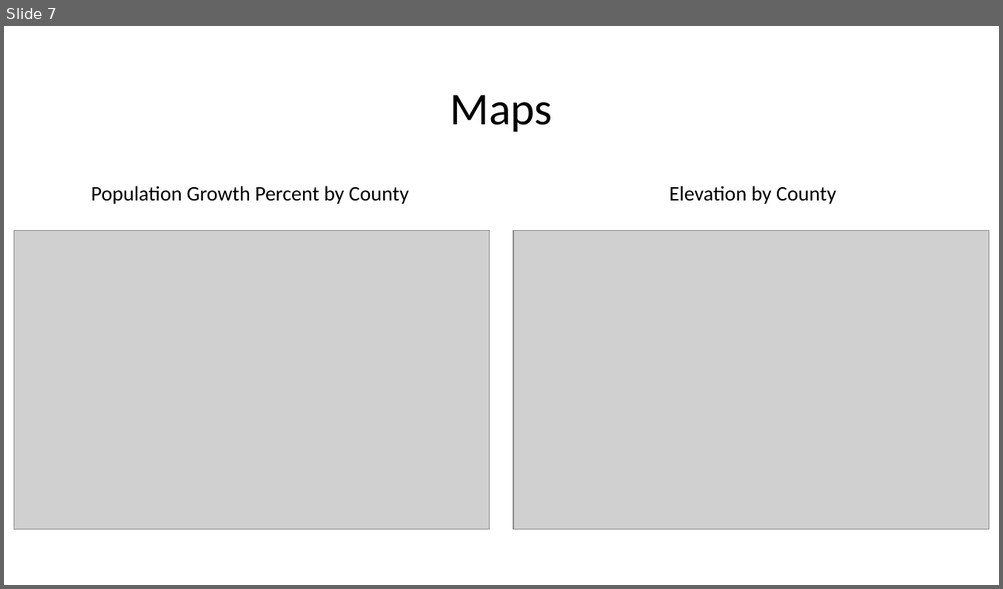
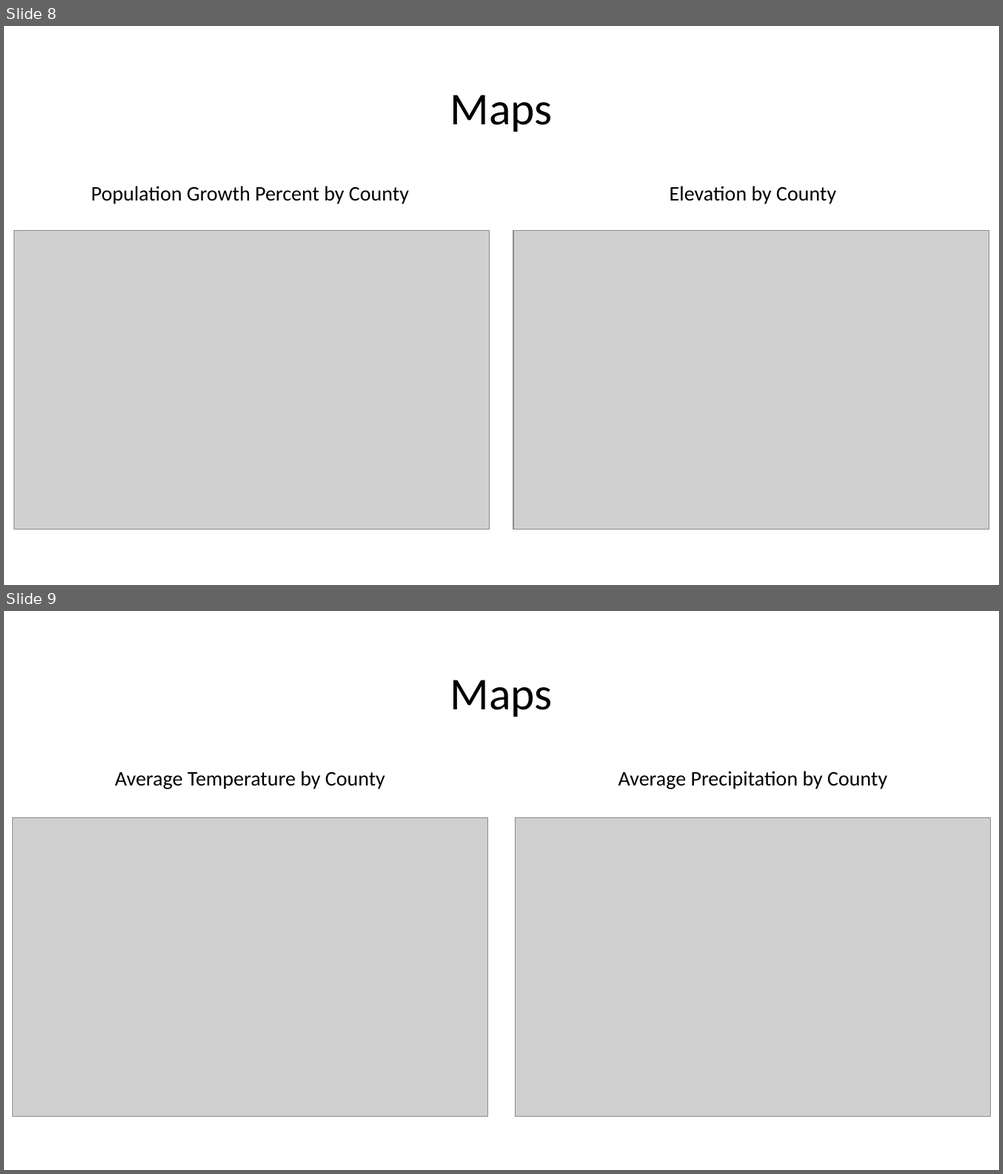
Before and after one commit to ConnerSick/Project-1, a slide deck: Geographic Factors on US Population Growth.pptx. Shown one above the other, each under a label of ours: slide 7 before the commit, slides 8 and 9 after it. The pictures are 1003x589 and 1003x1174 pixels, drawn with LibreOffice and Linux fonts; fonts in the diff are those of the drawing; grey boxes stand for pictures; background and template pictures are left out. Boxes give left, top, right and bottom in pixels: in the first picture for what was removed or moved away, otherwise in the second. Text is boxed around its words. In the diff, an @@ line names an element or a change of style, - is before the commit and + after.

```diff
--- a/Geographic Factors on US Population Growth.pptx
+++ b/Geographic Factors on US Population Growth.pptx
@@ slide 9 added at (4,611,999,1170), background picture (left out) @@
@@ title added at (450,680,552,717), 44 pt, text #000000 @@
+Maps
@@ text added at (115,771,385,789), 20 pt, text #000000 @@
+Average Temperature by County
@@ text added at (618,771,887,789), 20 pt, text #000000 @@
+Average Precipitation by County
@@ picture added at (12,817,488,1117) @@
@@ picture added at (515,817,991,1117) @@
@@ what was slide 7 is now slide 8 @@
```
Also in this commit, not shown: 4 slides changed, 1 other slide added, 1 other file.
